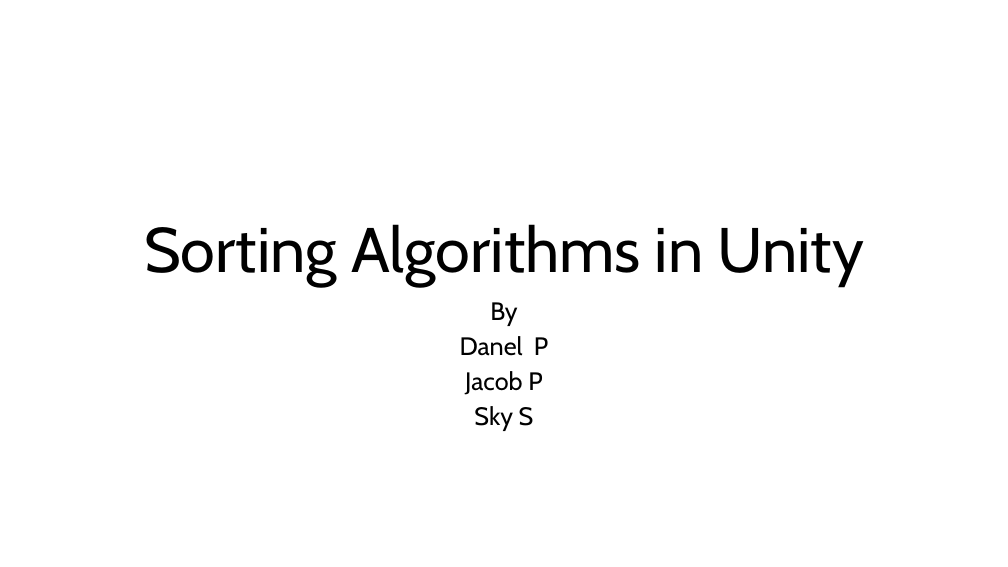
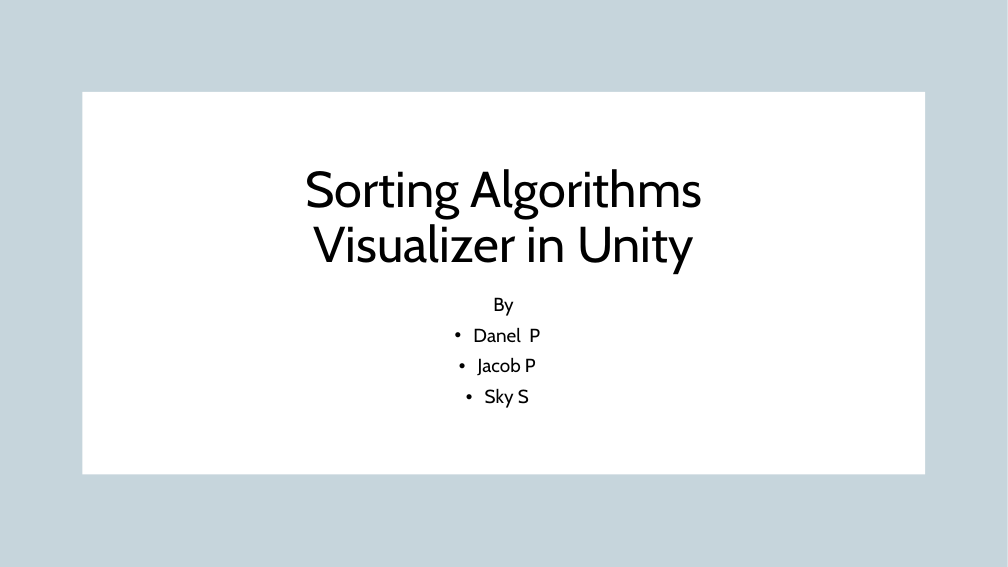
Before and after one commit to d-pratt22/CS315-Group-Project, a slide deck: slide 1 of CS315 Group Project.pptx. Drawn at 1008x567 pixels with LibreOffice and Linux fonts; fonts in the diff are those of the drawing; background and template pictures are left out. Boxes give left, top, right and bottom in pixels: in the first picture for what was removed or moved away, otherwise in the second. Text is boxed around its words. In the diff, an @@ line names an element or a change of style, - is before the commit and + after.

Commit message:
AddedUpdatedPresentation

```diff
--- a/CS315 Group Project.pptx
+++ b/CS315 Group Project.pptx
@@ rectangle added at (x1=0, y1=0, x2=1008, y2=567), fill #E8E8E8 at 50% opacity @@
@@ rectangle added at (x1=0, y1=0, x2=1008, y2=567), fill #156082 at 20% opacity @@
@@ rectangle added at (x1=82, y1=91, x2=926, y2=474), fill #FFFFFF @@
@@ title at (x1=305, y1=169, x2=703, y2=272): text changed; size 60 to 48 pt @@
-Sorting Algorithms in Unity
+Sorting Algorithms
+Visualizer in Unity
@@ subtitle "By" moved from (x1=460, y1=302, x2=548, y2=431) to (x1=473, y1=297, x2=540, y2=408) @@
@@ subtitle "By" at (x1=473, y1=297, x2=540, y2=408): size 24 to 18 pt; line spacing 0.8 to 0.9; bullet none to • @@
```
Also in this commit, not shown: 11 slides added, 9 slides removed.
